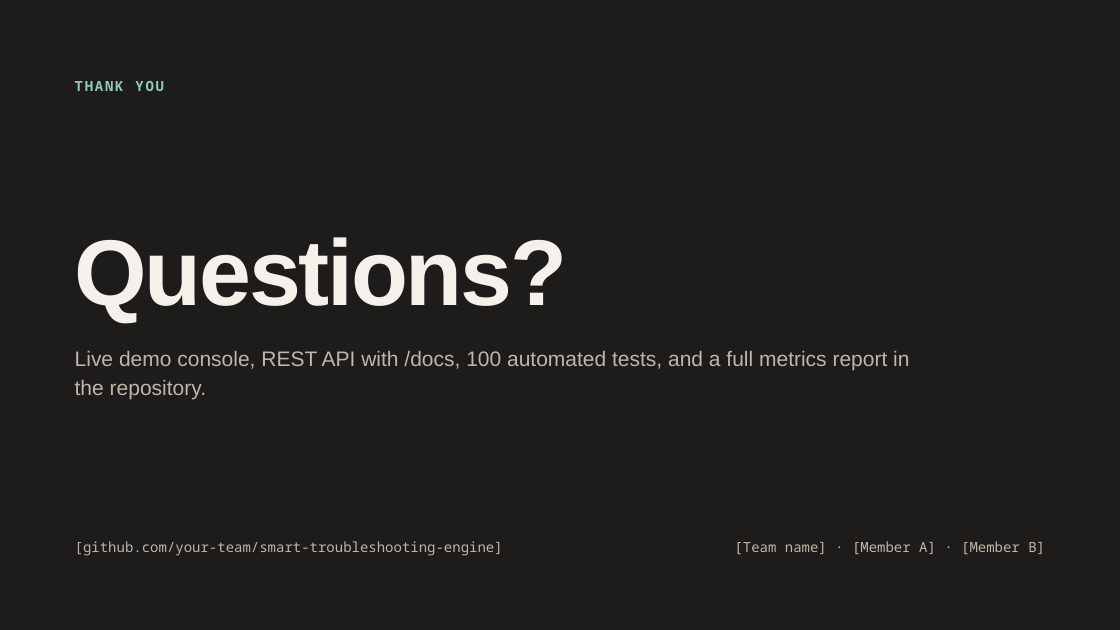
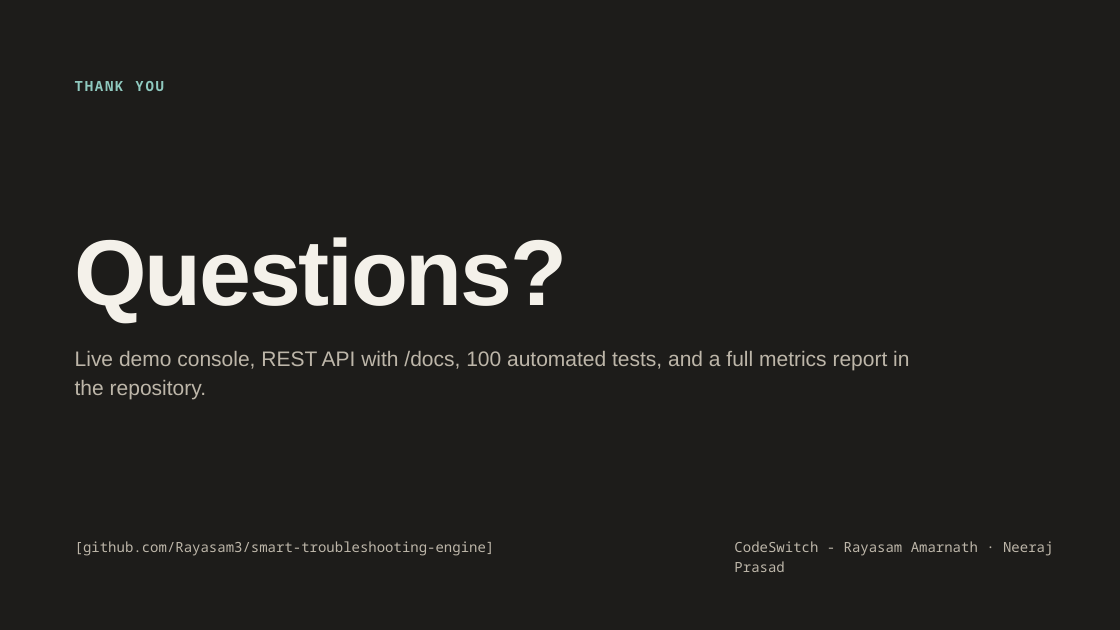
Before and after one commit to Rayasam3/smart-troubleshooting-engine, a slide deck: slide 15 of docs/Smart Guided Troubleshooting Engine.pptx. Drawn at 1120x630 pixels with LibreOffice and Linux fonts; fonts in the diff are those of the drawing. Boxes give left, top, right and bottom in pixels: in the first picture for what was removed or moved away, otherwise in the second. Text is boxed around its words. In the diff, an @@ line names an element or a change of style, - is before the commit and + after.

```diff
--- a/docs/Smart Guided Troubleshooting Engine.pptx
+++ b/docs/Smart Guided Troubleshooting Engine.pptx
@@ text at box(75, 541, 495, 556): text changed @@
-[github.com/your-team/smart-troubleshooting-engine]
+[github.com/Rayasam3/smart-troubleshooting-engine]
@@ text at box(734, 541, 1053, 572): text changed @@
-[Team name] · [Member A] · [Member B]
+CodeSwitch - Rayasam Amarnath · Neeraj Prasad
```
Also in this commit, not shown: 1 other slide changed, 1 other file.
